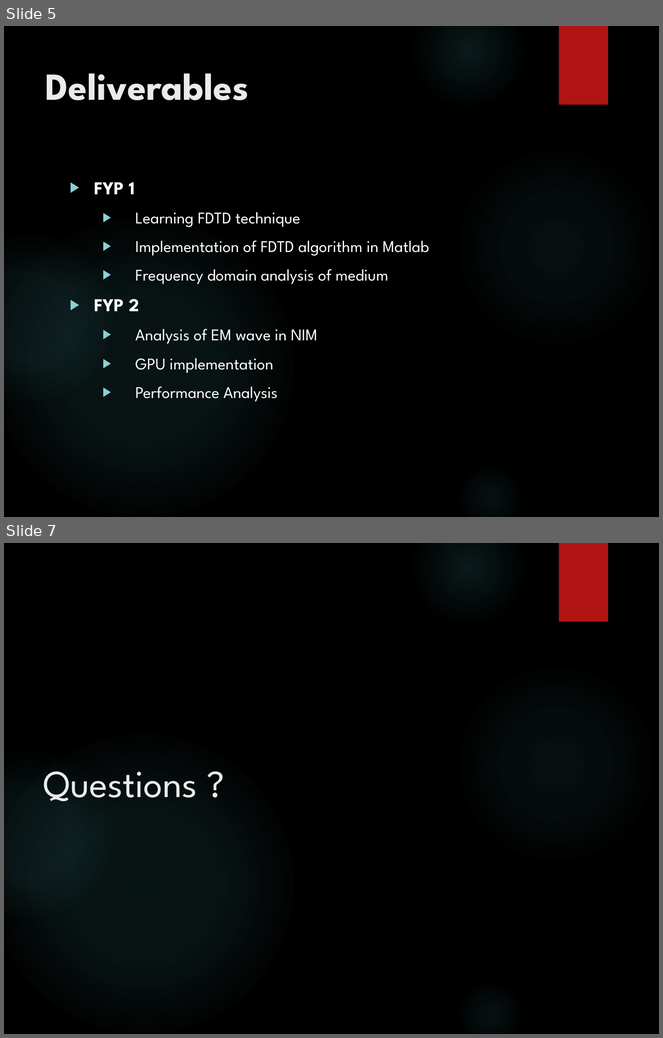
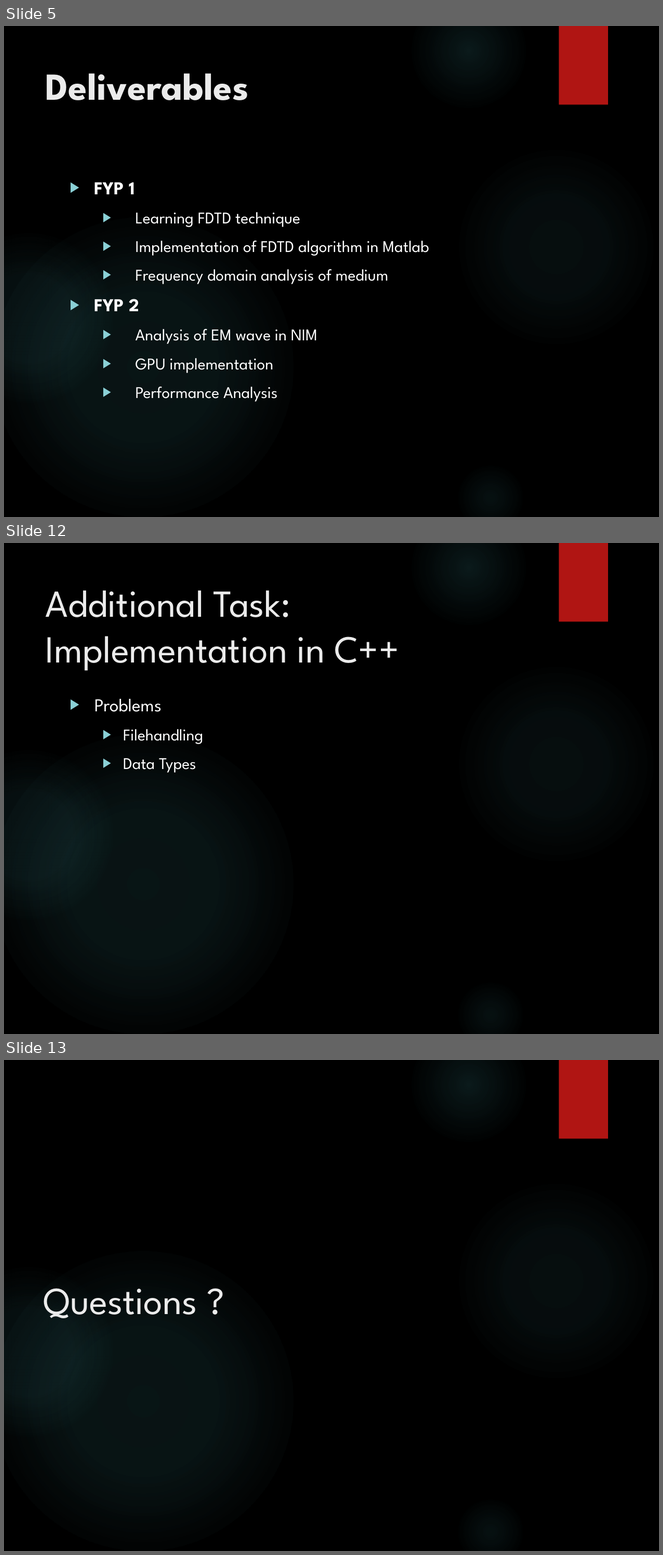
Before and after one commit to junaidnasir/gpu-em-nim, a slide deck: FYP_Defense_Presentation/FYP-1_presentation.pptx. Shown one above the other, each under a label of ours: slides 5 and 7 before the commit, slides 5, 12 and 13 after it; the slides between them are not shown. The pictures are 663x1038 and 663x1555 pixels, drawn with LibreOffice and Linux fonts; fonts in the diff are those of the drawing; background and template pictures are left out. Boxes give left, top, right and bottom in pixels: in the first picture for what was removed or moved away, otherwise in the second. Text is boxed around its words. In the diff, an @@ line names an element or a change of style, - is before the commit and + after.

```diff
--- a/FYP_Defense_Presentation/FYP-1_presentation.pptx
+++ b/FYP_Defense_Presentation/FYP-1_presentation.pptx
@@ slide 12 added at (4, 543, 659, 1034), background picture (left out); not listed: 6 template elements that a slide beside it also shows @@
@@ title added at (45, 590, 400, 671), 42 pt, text #EBEBEB @@
+Additional Task: Implementation in C++
@@ text added at (94, 699, 203, 773), 18 pt, text #FFFFFF @@
+▶ Problems
+  ▶ Filehandling
+  ▶ Data Types
@@ what was slide 7 is now slide 13 @@
```
Also in this commit, not shown: 2 slides changed, 5 other slides added.
